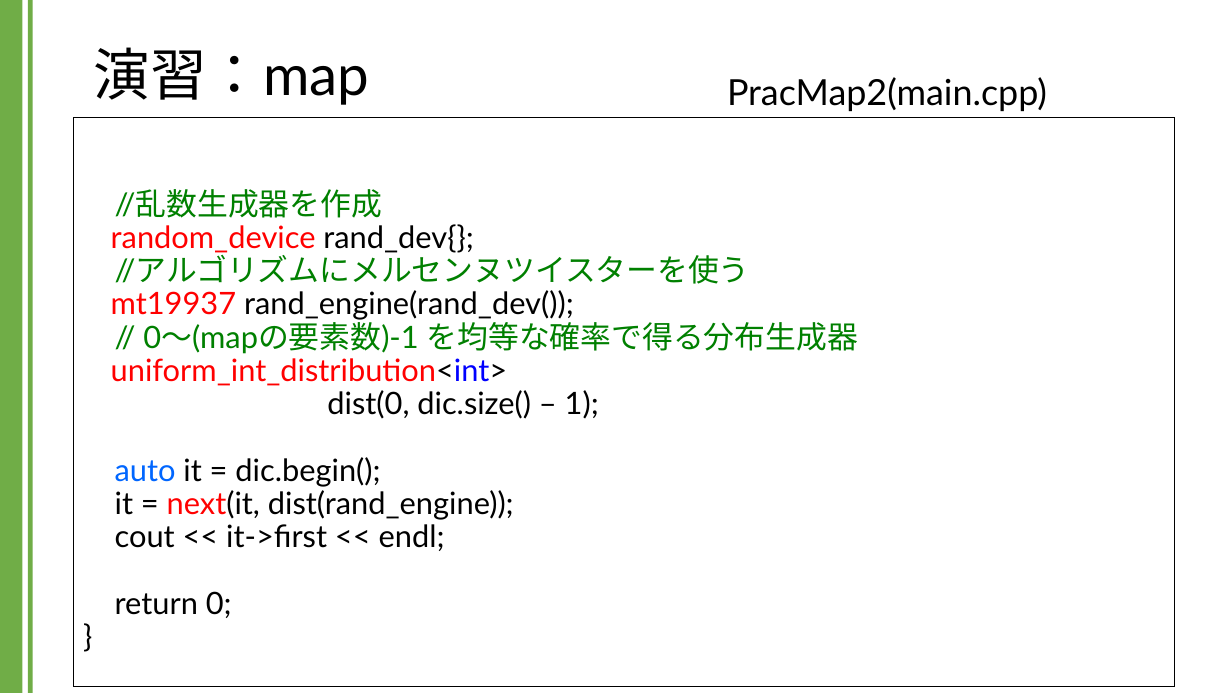
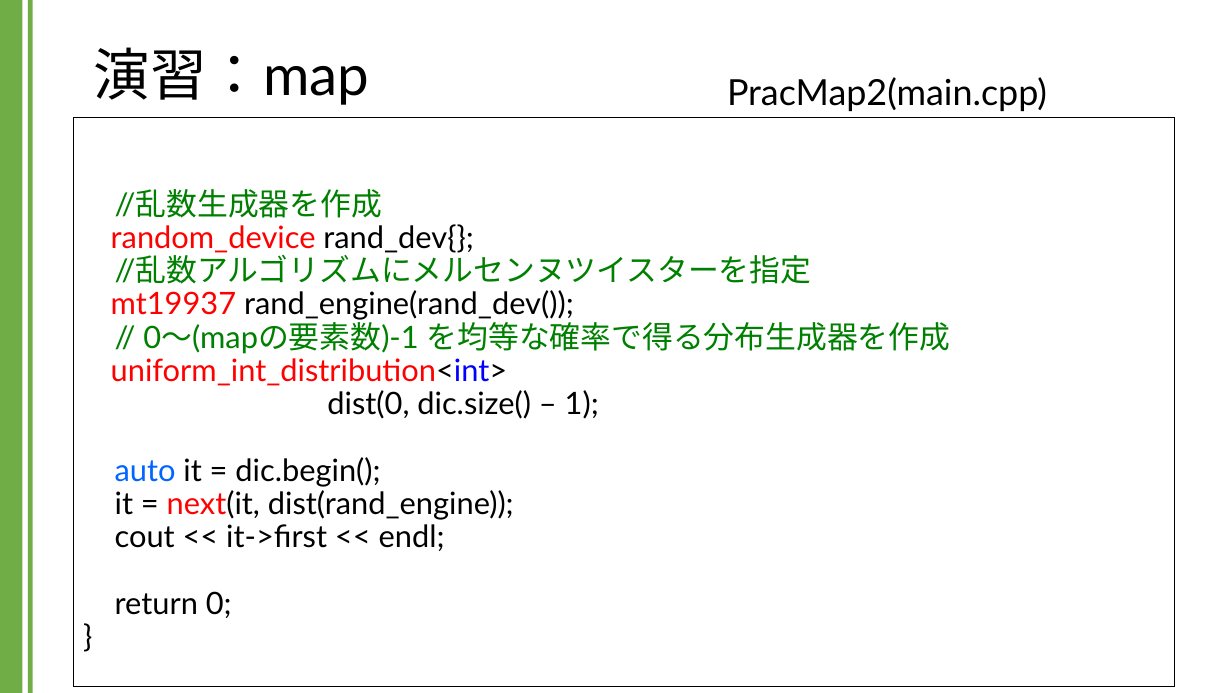
Before and after one commit to kic-murata/cpp2024, a slide deck: slide 20 of 授業資料/演習課題：map.pptx. Drawn at 1232x693 pixels with LibreOffice and Linux fonts; fonts in the diff are those of the drawing. Boxes give left, top, right and bottom in pixels: in the first picture for what was removed or moved away, otherwise in the second. Text is boxed around its words. In the diff, an @@ line names an element or a change of style, - is before the commit and + after.

```diff
--- a/授業資料/演習課題：map.pptx
+++ b/授業資料/演習課題：map.pptx
@@ text at [111, 189, 951, 618]: text changed @@
-//乱数生成器を作成
-random_device rand_dev{};
-//アルゴリズムにメルセンヌツイスターを使う
-mt19937 rand_engine(rand_dev());
-// 0～(mapの要素数)-1 を均等な確率で得る分布生成器
-uniform_int_distribution<int>
-dist(0, dic.size() – 1);
-auto it = dic.begin();
-it = next(it, dist(rand_engine));
-cout << it->first << endl;
-return 0;
-}
+//乱数生成器を作成
+random_device rand_dev{};
+//乱数アルゴリズムにメルセンヌツイスターを指定
+mt19937 rand_engine(rand_dev());
+// 0～(mapの要素数)-1 を均等な確率で得る分布生成器を作成
+uniform_int_distribution<int>
+dist(0, dic.size() – 1);
+auto it = dic.begin();
+it = next(it, dist(rand_engine));
+cout << it->first << endl;
+return 0;
+}
```
Also in this commit, not shown: 3 other slides changed.
